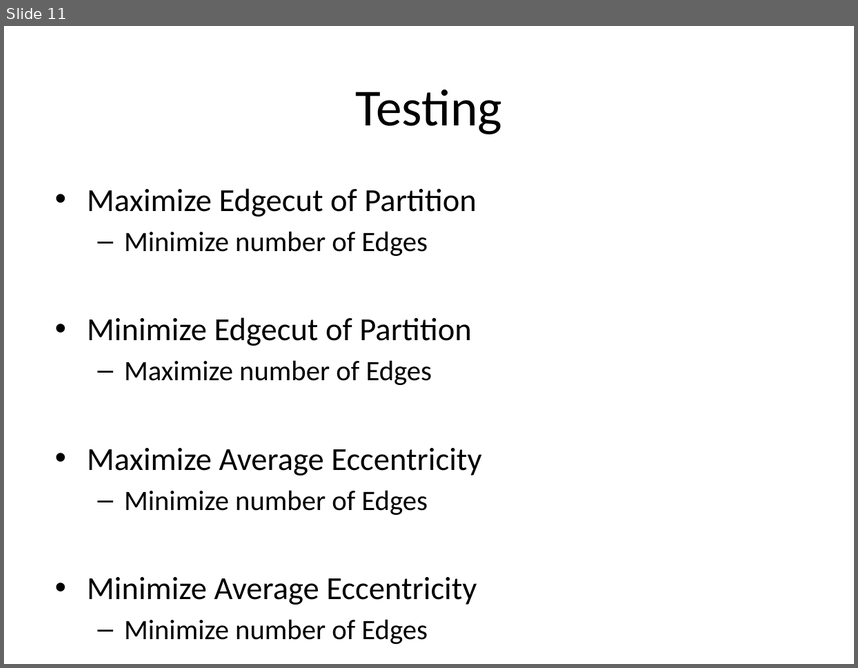
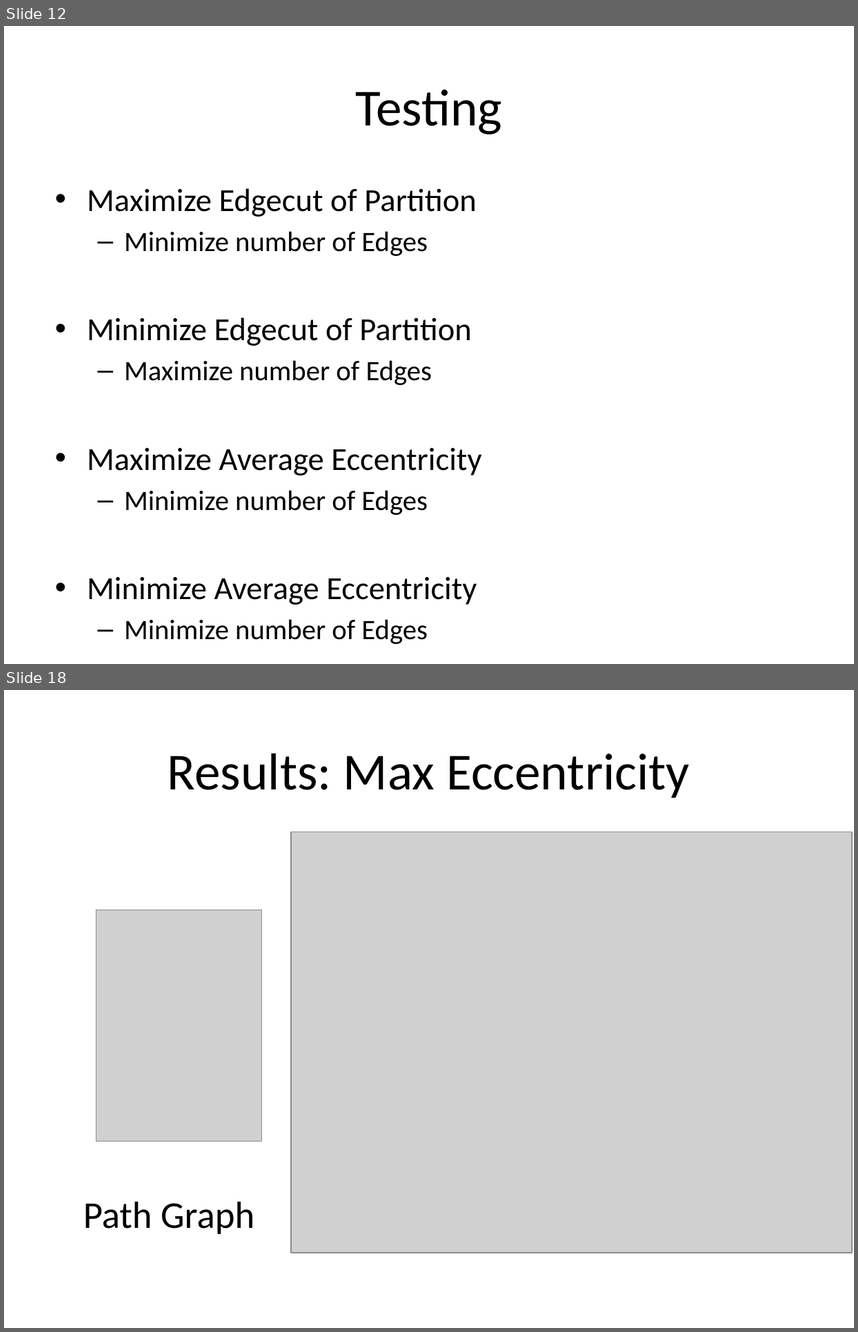
Before and after one commit to mam446/GraphEvo, a slide deck: documents/Matt Presentation.pptx. Shown one above the other, each under a label of ours: slide 11 before the commit, slides 12 and 18 after it; the slides between them are not shown. The pictures are 858x668 and 858x1332 pixels, drawn with LibreOffice and Linux fonts; fonts in the diff are those of the drawing; grey boxes stand for pictures. Boxes give left, top, right and bottom in pixels: in the first picture for what was removed or moved away, otherwise in the second. Text is boxed around its words. In the diff, an @@ line names an element or a change of style, - is before the commit and + after.

```diff
--- a/documents/Matt Presentation.pptx
+++ b/documents/Matt Presentation.pptx
@@ slide 18 added at <box>4,690,854,1328</box>, background #FFFFFF @@
@@ title added at <box>168,753,689,798</box>, 44 pt, text #000000 @@
+Results: Max Eccentricity
@@ picture added at <box>291,832,853,1253</box> @@
@@ picture added at <box>96,909,261,1141</box> @@
@@ text added at <box>83,1201,254,1234</box>, 32 pt, text #000000 @@
+Path Graph
@@ what was slide 11 is now slide 12 @@
```
Also in this commit, not shown: 11 other slides added.
